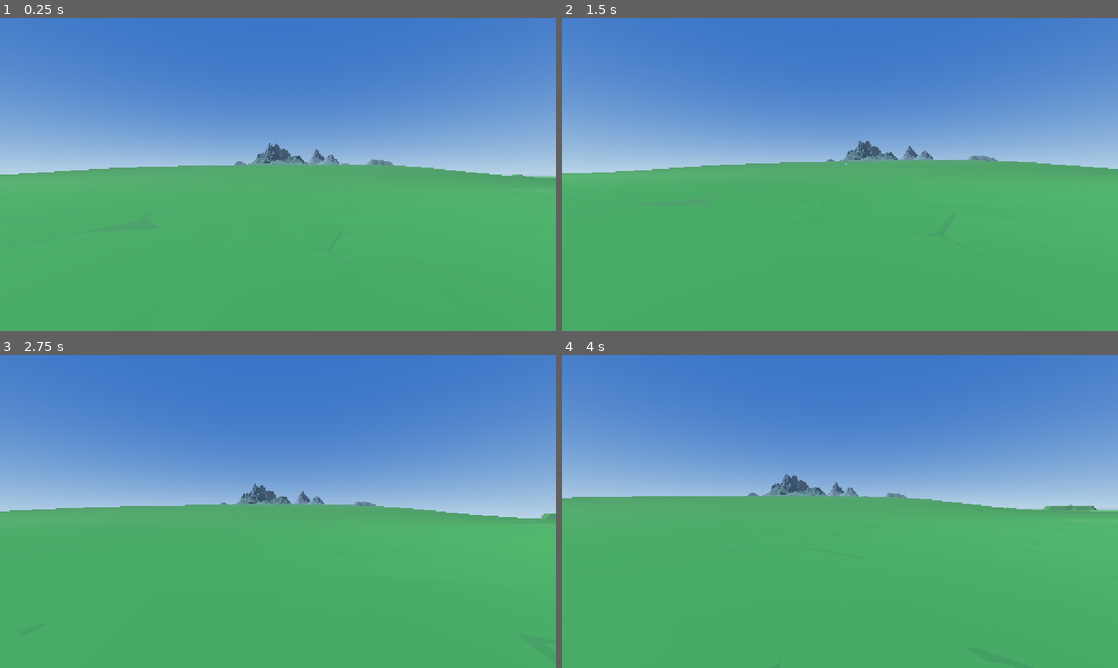
Above: before the commit, frames 1-4 (two rows, left to right).
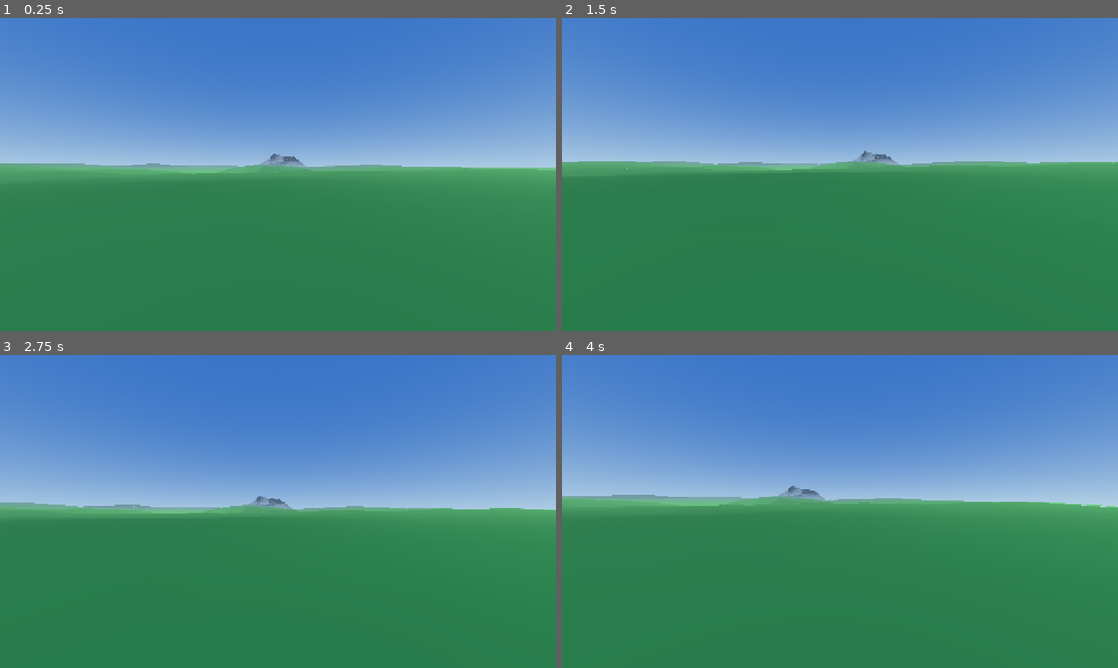
Above: after the commit, the same moments.

Repository: Botopai50/jogo-3d-godot
Game: Godot game, scene res://scenes/main.tscn
Same seed, same stepped clock (60 frames per second), same inputs: the game is played once before the commit and once after it.
Inputs (mouse positions are in pixels of both pictures, inside the frame that each line leads up to):
- Up to frame 1 (0.25 s): no input
- Up to frame 2 (1.5 s): move the mouse to (867, 174) at 0.52 s; press the mouse at (867, 174) at 0.53 s; hold W (move_forward) from 0.53 s (still down); tap Space (jump) at 0.77 s; move the mouse to (812, 174) at 1.27 s; release the mouse at (812, 174) at 1.28 s; tap Shift (sprint) at 1.35 s
- Up to frame 3 (2.75 s): keep holding W (move_forward); tap Space (jump) at 1.52 s; move the mouse to (289, 505) at 2.02 s; press the mouse at (289, 505) at 2.03 s
- Up to frame 4 (4 s): keep holding W (move_forward); move the mouse to (834, 517) at 2.77 s; release the mouse at (834, 517) at 2.78 s; tap Shift (sprint) at 2.85 s; click (834, 517) at 2.92 s; tap Space (jump) at 3.02, 3.77 s; move the mouse to (878, 514) at 3.52 s; press the mouse at (878, 514) at 3.53 s

The runs differ from the first frame. In frame 1, 50% of the frame differs, in the area x 0-100%, y 40-100%; in frame 2, 53%, in the area x 0-100%, y 39-100%; in frame 3, 50%; in frame 4, 52%.

Commit message:
Melhora escala e relevo procedural da ilha

Diff:
--- a/scripts/world/gerador_da_ilha.gd
+++ b/scripts/world/gerador_da_ilha.gd
@@ -17,6 +17,7 @@
 const PASTA_PROPS := "res://scenes/modules/props/"
 const PASTA_ILHOTAS := "res://scenes/modules/islets/"
 const SHADER_TERRENO_CONTINUO := preload("res://shaders/terreno_continuo.gdshader")
+const SHADER_COSTA_ORGANICA := preload("res://shaders/costa_organica.gdshader")
 
 ## Modulos por faixa de relevo, do centro para a borda.
 ##
@@ -47,21 +48,35 @@
 
 @export_group("Formato da ilha")
 ## Raio medio da ilha, contado em modulos de 100x100.
-@export_range(2, 20, 1) var raio_em_modulos := 6
-## Lado de cada modulo, em metros. Os modulos Grid grandes tem 100.
-@export var tamanho_do_modulo := 100.0
+@export_range(2, 20, 1) var raio_em_modulos := 4
+## Distancia entre os centros das celulas, em metros. Os assets originais tem
+## 100 m; valores maiores ampliam malha e colisao para manter o encaixe.
+@export_range(60.0, 300.0, 5.0) var tamanho_do_modulo := 250.0
 ## Quanto a linha de costa foge do circulo perfeito (0 = circulo).
 @export_range(0.0, 0.5, 0.01) var irregularidade_da_costa := 0.18
 ## Mesma semente sempre gera exatamente a mesma ilha.
 @export var semente := 20260830
 ## Largura aproximada da faixa costeira organica que aparece alem dos modulos.
-@export_range(20.0, 160.0, 5.0) var largura_da_costa := 55.0
+@export_range(20.0, 200.0, 5.0) var largura_da_costa := 110.0
 ## Quantidade de lados da silhueta costeira. Valores altos deixam a curva suave.
 @export_range(32, 192, 8) var segmentos_da_costa := 96
 ## Quanto a beirada da praia mergulha sob o nivel do mar.
 @export_range(0.1, 3.0, 0.05) var profundidade_da_beirada := 0.8
 
+@export_group("Altura procedural")
+## Altura do domo central que sustenta a massa principal da ilha.
+@export_range(0.0, 50.0, 1.0) var altura_base_do_miolo := 18.0
+## Intensidade de vales e elevacoes grandes gerados pela semente.
+@export_range(0.0, 40.0, 1.0) var variacao_ampla_da_altura := 16.0
+## Intensidade das ondulacoes menores sobre o relevo amplo.
+@export_range(0.0, 20.0, 0.5) var variacao_fina_da_altura := 5.0
+
 @export_group("Detalhes")
+## Multiplica apenas a altura dos modulos acidentados. A largura continua em
+## 100 m para preservar o encaixe perfeito do grid.
+@export_range(0.5, 4.0, 0.1) var escala_do_relevo := 1.0
+## Escala uniforme das grandes montanhas usadas como pontos de referencia.
+@export_range(0.5, 5.0, 0.1) var escala_dos_marcos := 1.0
 ## Quantas montanhas isoladas colocar sobre celulas planas.
 @export_range(0, 8, 1) var quantidade_de_marcos := 1
 ## Quantas rochas menores espalhar.
@@ -76,6 +91,8 @@
 var _celula_de_nascimento := Vector2i.ZERO
 var _aleatorio := RandomNumberGenerator.new()
 var _material_terreno_continuo: ShaderMaterial
+var _ruido_de_altura_amplo := FastNoiseLite.new()
+var _ruido_de_altura_fino := FastNoiseLite.new()
 
 
 func _ready() -> void:
@@ -90,6 +107,7 @@
 	_cache.clear()
 	_celulas.clear()
 	_aleatorio.seed = semente
+	_configurar_ruido_de_altura()
 
 	_marcar_terra()
 	var raiz_terreno := _novo_grupo("Terreno")
@@ -142,27 +160,40 @@
 	return _material_terreno_continuo
 
 
+func _configurar_ruido_de_altura() -> void:
+	_ruido_de_altura_amplo.seed = semente
+	_ruido_de_altura_amplo.noise_type = FastNoiseLite.TYPE_SIMPLEX_SMOOTH
+	_ruido_de_altura_amplo.frequency = 0.0018
+	_ruido_de_altura_amplo.fractal_type = FastNoiseLite.FRACTAL_FBM
+	_ruido_de_altura_amplo.fractal_octaves = 4
+	_ruido_de_altura_amplo.fractal_gain = 0.52
+
+	_ruido_de_altura_fino.seed = semente + 7919
+	_ruido_de_altura_fino.noise_type = FastNoiseLite.TYPE_SIMPLEX_SMOOTH
+	_ruido_de_altura_fino.frequency = 0.007
+	_ruido_de_altura_fino.fractal_type = FastNoiseLite.FRACTAL_FBM
+	_ruido_de_altura_fino.fractal_octaves = 3
+	_ruido_de_altura_fino.fractal_gain = 0.45
+
+
 ## Altura de grande escala compartilhada por todos os modulos. Ela zera antes
 ## da praia, mas ergue e ondula o interior da ilha. Como a funcao depende da
 ## posicao global, dois vertices coincidentes recebem exatamente a mesma altura
 ## mesmo quando pertencem a cenas diferentes.
 func _altura_macro_do_terreno(x: float, z: float) -> float:
 	var ponto := Vector2(x, z)
-	if ponto.is_zero_approx():
-		return 22.0
 	var raio := _raio_na_direcao(ponto.x, ponto.y) * tamanho_do_modulo
 	var distancia_normalizada := ponto.length() / maxf(raio, 1.0)
-	var influencia := 1.0 - smoothstep(0.50, 0.72, distancia_normalizada)
+	var influencia := 1.0 - smoothstep(0.48, 0.78, distancia_normalizada)
 	if influencia <= 0.0:
 		return 0.0
 
-	var domo := pow(maxf(1.0 - distancia_normalizada, 0.0), 1.5) * 22.0
-	var ondas := (
-		sin(x * 0.007 + z * 0.002 + 0.8)
-		+ sin(z * 0.009 - x * 0.001 - 1.1)
-		+ sin((x - z) * 0.005 + 2.0)
-	) * 2.0
-	return maxf((domo + ondas) * influencia, 0.0)
+	var domo := pow(maxf(1.0 - distancia_normalizada, 0.0), 1.35) * altura_base_do_miolo
+	var ruido_amplo := _ruido_de_altura_amplo.get_noise_2d(x, z) * variacao_ampla_da_altura
+	var ruido_fino := _ruido_de_altura_fino.get_noise_2d(x, z) * variacao_fina_da_altura
+	# A base baixa permite vales sem abrir buracos ou lagos acidentais.
+	var altura := domo + 5.0 + ruido_amplo + ruido_fino
+	return maxf(altura * influencia, 0.0)
 
 
 ## Incorpora a escala vertical e a altura macro aos vertices de uma instancia
@@ -176,7 +207,13 @@
 
 	var origem := visual.mesh
 	var transformacao_original := visual.transform
-	var base_deformada := Basis.IDENTITY.scaled(Vector3(1.0, escala_vertical, 1.0)) * transformacao_original.basis
+	var escala_horizontal := tamanho_do_modulo / 100.0
+	# A escala horizontal dos modulos nao deve multiplicar a altura: isso deixa
+	# os relevos estreitos e pontudos demais. A altura continua independente.
+	var escala_vertical_final := escala_vertical
+	var base_deformada := Basis.IDENTITY.scaled(
+		Vector3(escala_horizontal, escala_vertical_final, escala_horizontal)
+	) * transformacao_original.basis
 	var transformacao_da_normal := base_deformada.inverse().transposed()
 	var malha_deformada := ArrayMesh.new()
 
@@ -187,7 +224,9 @@
 
 		for indice in range(vertices.size()):
 			var vertice := transformacao_original * vertices[indice]
-			vertice.y *= escala_vertical
+			vertice.x *= escala_horizontal
+			vertice.y *= escala_vertical_final
+			vertice.z *= escala_horizontal
 			var ponto_na_ilha := modulo.transform * vertice
 			vertice.y += _altura_macro_do_terreno(ponto_na_ilha.x, ponto_na_ilha.z)
 			vertices[indice] = vertice
@@ -308,19 +347,21 @@
 func _escala_vertical(faixa: String, gx: int, gz: int) -> float:
 	var intensidade := _intensidade_do_relevo(gx, gz)
 	var variacao := (_ruido(gx, gz, 120) - 0.5) * 0.12
+	var escala_base: float
 	match faixa:
 		"pico":
-			return 1.15 + intensidade * 0.55 + variacao
+			escala_base = 1.15 + intensidade * 0.55 + variacao
 		"montanha":
-			return 0.72 + intensidade * 0.62 + variacao
+			escala_base = 0.72 + intensidade * 0.62 + variacao
 		"morro":
-			return 0.48 + intensidade * 0.68 + variacao
+			escala_base = 0.48 + intensidade * 0.68 + variacao
 		"colina":
-			return 0.30 + intensidade * 0.72 + variacao
+			escala_base = 0.30 + intensidade * 0.72 + variacao
 		"rochedo":
-			return 0.48 + intensidade * 0.45 + variacao
+			escala_base = 0.48 + intensidade * 0.45 + variacao
 		_:
 			return 0.34 + variacao
+	return escala_base * escala_do_relevo
 
 
 func _montar_terreno(raiz: Node3D) -> void:
@@ -356,8 +397,10 @@
 	var segmentos := maxi(segmentos_da_costa, 32)
 	# O tom interno acompanha a media do shader continuo para que a borda dos
 	# modulos desapareca visualmente sobre a base.
-	var cor_terreno := Color(0.28, 0.54, 0.26)
-	var cor_areia := Color(0.56, 0.50, 0.31)
+	# O alpha informa ao shader quanto misturar com areia: zero no miolo e um
+	# na beirada. A cor RGB fica disponivel para depuracao da malha.
+	var cor_terreno := Color(0.28, 0.54, 0.26, 0.0)
+	var cor_areia := Color(0.56, 0.50, 0.31, 1.0)
 
 	vertices.append(Vector3(0.0, -0.03, 0.0))
 	normais.append(Vector3.UP)
@@ -393,10 +436,8 @@
 	arrays[Mesh.ARRAY_INDEX] = indices
 	malha.add_surface_from_arrays(Mesh.PRIMITIVE_TRIANGLES, arrays)
 
-	var material := StandardMaterial3D.new()
-	material.albedo_color = Color.WHITE
-	material.vertex_color_use_as_albedo = true
-	material.roughness = 0.96
+	var material := ShaderMaterial.new()
+	material.shader = SHADER_COSTA_ORGANICA
 	malha.surface_set_material(0, material)
 
 	var corpo := StaticBody3D.new()
@@ -480,6 +521,7 @@
 		marco.position = Vector3(celula.x * tamanho_do_modulo, 0.0, celula.y * tamanho_do_modulo)
 		marco.position.y = _altura_macro_do_terreno(marco.position.x, marco.position.z)
 		marco.rotation.y = _ruido(celula.x, celula.y, 5) * TAU
+		marco.scale = Vector3.ONE * escala_dos_marcos * (tamanho_do_modulo / 100.0)
 		_aplicar_material_continuo(marco)
 		raiz.add_child(marco)
 		usadas += 1
@@ -504,7 +546,7 @@
 		rocha.rotation.y = _ruido(celula.x, celula.y, 70 + i) * TAU
 		# Rochas maiores que o tamanho original: nas planicies de 100 m elas
 		# so viram ponto de referencia se derem para ver de longe.
-		var escala := 1.6 + _ruido(celula.x, celula.y, 90 + i) * 1.6
+		var escala := (1.6 + _ruido(celula.x, celula.y, 90 + i) * 1.6) * (tamanho_do_modulo / 100.0)
 		rocha.scale = Vector3(escala, escala, escala)
 		_aplicar_material_continuo(rocha)
 		raiz.add_child(rocha)
--- /dev/null
+++ b/shaders/costa_organica.gdshader
@@ -0,0 +1,30 @@
+shader_type spatial;
+render_mode diffuse_burley, specular_disabled;
+
+varying vec3 posicao_mundo;
+
+
+void vertex() {
+	posicao_mundo = (MODEL_MATRIX * vec4(VERTEX, 1.0)).xyz;
+}
+
+
+void fragment() {
+	// Repete exatamente a variacao usada pelo terreno modular. Assim a base
+	// procedural e os modulos deixam de formar retangulos de cores diferentes.
+	float onda_a = sin(posicao_mundo.x * 0.012 + posicao_mundo.z * 0.006);
+	float onda_b = sin(posicao_mundo.z * 0.015 - posicao_mundo.x * 0.004);
+	float variacao = clamp(onda_a * 0.28 + onda_b * 0.22 + 0.5, 0.0, 1.0);
+
+	vec3 grama_escura = vec3(0.19, 0.43, 0.20);
+	vec3 grama_clara = vec3(0.36, 0.64, 0.31);
+	vec3 terreno = mix(grama_escura, grama_clara, variacao);
+
+	vec3 areia_escura = vec3(0.48, 0.42, 0.25);
+	vec3 areia_clara = vec3(0.66, 0.59, 0.38);
+	vec3 areia = mix(areia_escura, areia_clara, variacao);
+
+	// O alpha da cor dos vertices vai de zero no interior a um na beirada.
+	ALBEDO = mix(terreno, areia, smoothstep(0.0, 1.0, COLOR.a));
+	ROUGHNESS = 0.96;
+}
--- a/tools/capturar.gd
+++ b/tools/capturar.gd
@@ -23,9 +23,18 @@
 	print("captura %s -> %s" % [nome, error_string(err)])
 
 func rodar() -> void:
+	var destino_absoluto := ProjectSettings.globalize_path(destino)
+	var erro_da_pasta := DirAccess.make_dir_recursive_absolute(destino_absoluto)
+	if erro_da_pasta != OK:
+		push_error("nao foi possivel criar a pasta de capturas: %s" % error_string(erro_da_pasta))
+		quit(1)
+		return
+	destino = destino_absoluto
+
 	var mundo := (load("res://scenes/main.tscn") as PackedScene).instantiate()
 	root.add_child(mundo)
 	var personagem: CharacterBody3D = mundo.get_node("Personagem")
+	var ilha = mundo.get_node("Ilha")
 	var pivo: Node3D = personagem.get_node("PivoDaCamera")
 	await esperar(120)
 
@@ -39,17 +48,23 @@
 	await esperar(10)
 	await capturar("03_para_o_mar")
 
-	# Vista aerea da ilha inteira, so para conferir o formato e a costa.
+	# Vista superior ortografica da ilha inteira, para conferir o formato e a costa.
 	var camera: Camera3D = pivo.get_node("Camera")
 	camera.top_level = true
-	camera.global_position = Vector3(0.0, 900.0, 950.0)
-	camera.look_at(Vector3(0.0, 0.0, 0.0), Vector3.UP)
+	camera.projection = Camera3D.PROJECTION_ORTHOGONAL
+	var raio_da_ilha: float = ilha.raio_em_metros()
+	camera.size = raio_da_ilha * 2.35
+	camera.global_position = Vector3(0.0, raio_da_ilha * 2.0, 0.0)
+	camera.rotation_degrees = Vector3(-90.0, 0.0, 0.0)
 	await esperar(20)
-	await capturar("04_ilha_de_cima")
+	await capturar("ilha_de_cima")
 
-	camera.global_position = Vector3(700.0, 120.0, 700.0)
+	# Vista lateral em perspectiva, com mar, costa e relevo no mesmo quadro.
+	camera.projection = Camera3D.PROJECTION_PERSPECTIVE
+	camera.fov = 55.0
+	camera.global_position = Vector3(0.0, raio_da_ilha * 0.25, raio_da_ilha * 1.75)
 	camera.look_at(Vector3(0.0, 40.0, 0.0), Vector3.UP)
 	await esperar(20)
-	await capturar("05_da_agua")
+	await capturar("ilha_de_lado")
 
 	quit()
--- a/tools/testar.gd
+++ b/tools/testar.gd
@@ -52,7 +52,8 @@
 	print("  paredes de limite:  %d" % limite.get_child_count())
 	print("  triangulos na cena: %d" % triangulos)
 	print("  nascimento:         %s" % str(ilha.posicao_de_nascimento()))
-	checar(modulos > 60, "a ilha tem modulos suficientes", "(%d)" % modulos)
+	var minimo_de_modulos: int = ilha.raio_em_modulos * ilha.raio_em_modulos
+	checar(modulos > minimo_de_modulos, "a ilha tem modulos suficientes", "(%d)" % modulos)
 	checar(limite.get_child_count() > 20, "a costa esta cercada por limites", "(%d)" % limite.get_child_count())
 	checar(ilha.has_node("CostaOrganica"), "a costa organica foi gerada")
 	checar(limite.get_child_count() == ilha.segmentos_da_costa,
